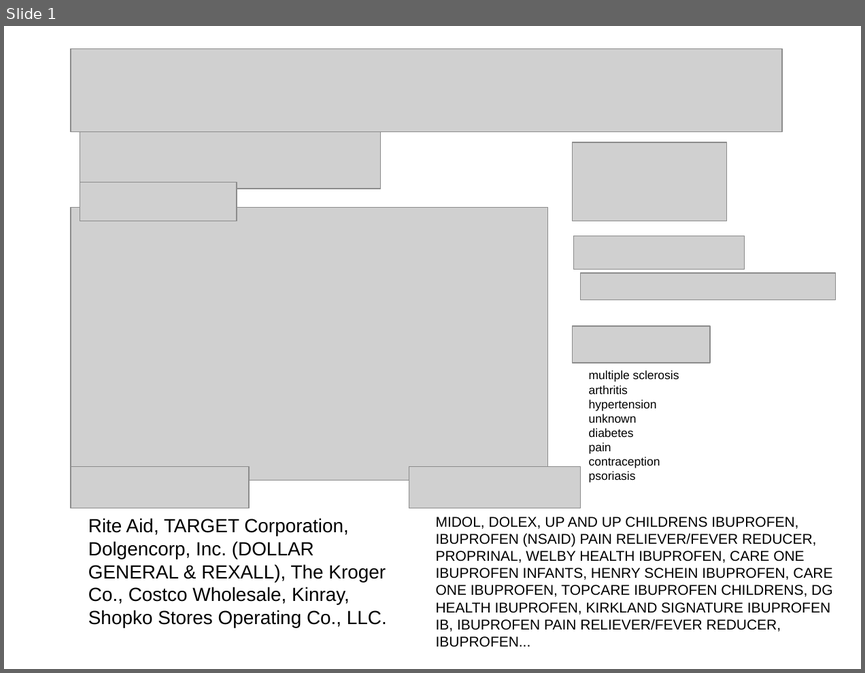
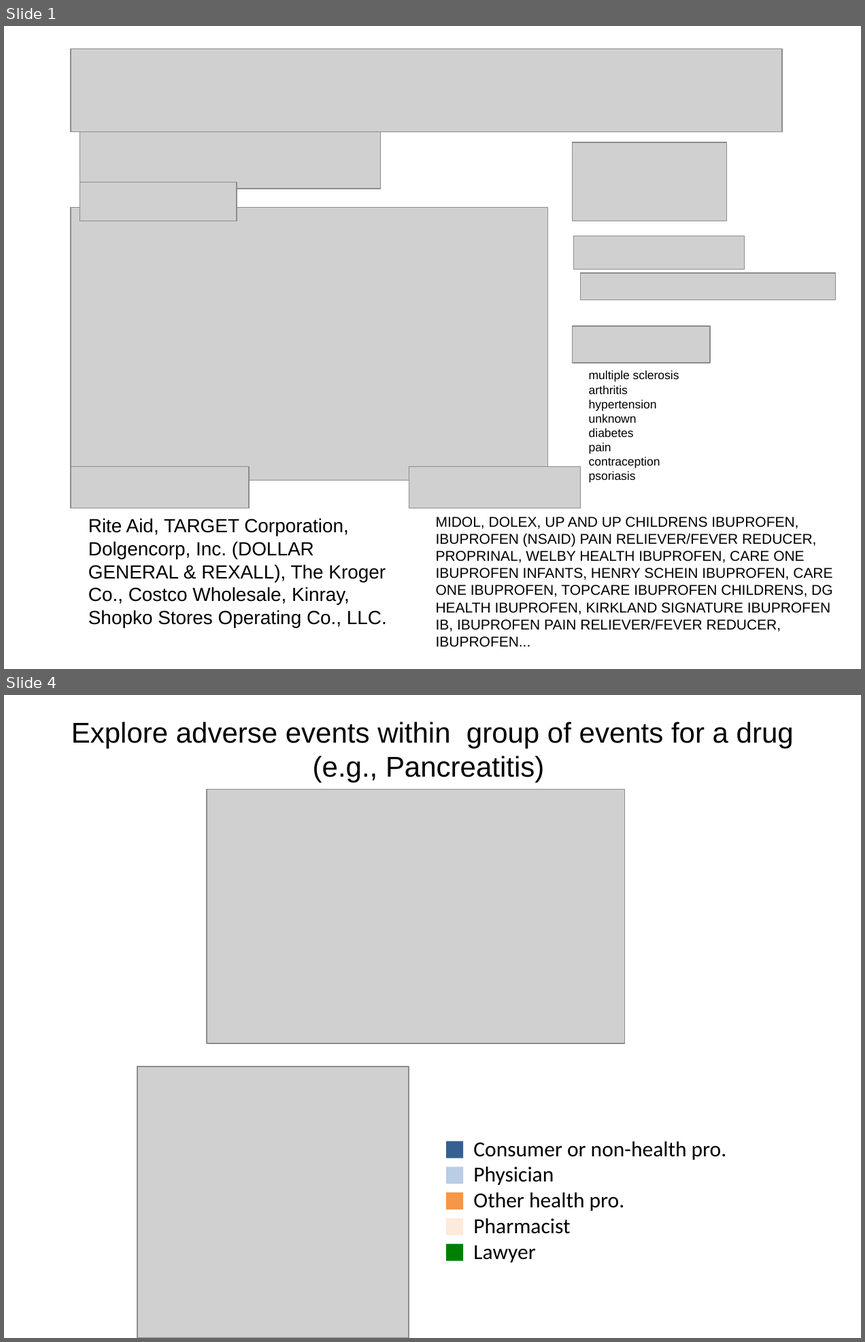
Before and after one commit to PluribusDigital/open-fda, a slide deck: doc/design_artifacts/drug_detail_mockup.pptx. Shown one above the other, each under a label of ours: slide 1 before the commit, slides 1 and 4 after it; the slides between them are not shown. The pictures are 865x673 and 865x1342 pixels, drawn with LibreOffice and Linux fonts; fonts in the diff are those of the drawing; grey boxes stand for pictures. Boxes give left, top, right and bottom in pixels: in the first picture for what was removed or moved away, otherwise in the second. Text is boxed around its words. In the diff, an @@ line names an element or a change of style, - is before the commit and + after.

Commit message:
Add mocks for detail views of adverse events and class explorer.

```diff
--- a/doc/design_artifacts/drug_detail_mockup.pptx
+++ b/doc/design_artifacts/drug_detail_mockup.pptx
@@ slide 4 added at [4, 695, 861, 1338], background #FFFFFF @@
@@ title added at [71, 722, 793, 783], 24 pt, text #000000 @@
+Explore adverse events within group of events for a drug (e.g., Pancreatitis)
@@ picture added at [207, 790, 624, 1044] @@
@@ picture added at [138, 1066, 409, 1338] @@
@@ rectangle added at [446, 1140, 463, 1157], fill #376092 @@
@@ text added at [473, 1141, 727, 1262], 18 pt, text #000000 @@
+Consumer or non-health pro.
+Physician
+Other health pro.
+Pharmacist
+Lawyer
@@ rectangle added at [446, 1166, 463, 1183], fill #B9CDE5 @@
@@ rectangle added at [446, 1192, 463, 1209], fill #F79646 @@
@@ rectangle added at [446, 1218, 463, 1235], fill #FDEADA @@
@@ rectangle added at [446, 1243, 463, 1261], fill #008000 @@
```
Also in this commit, not shown: 2 other slides added.
